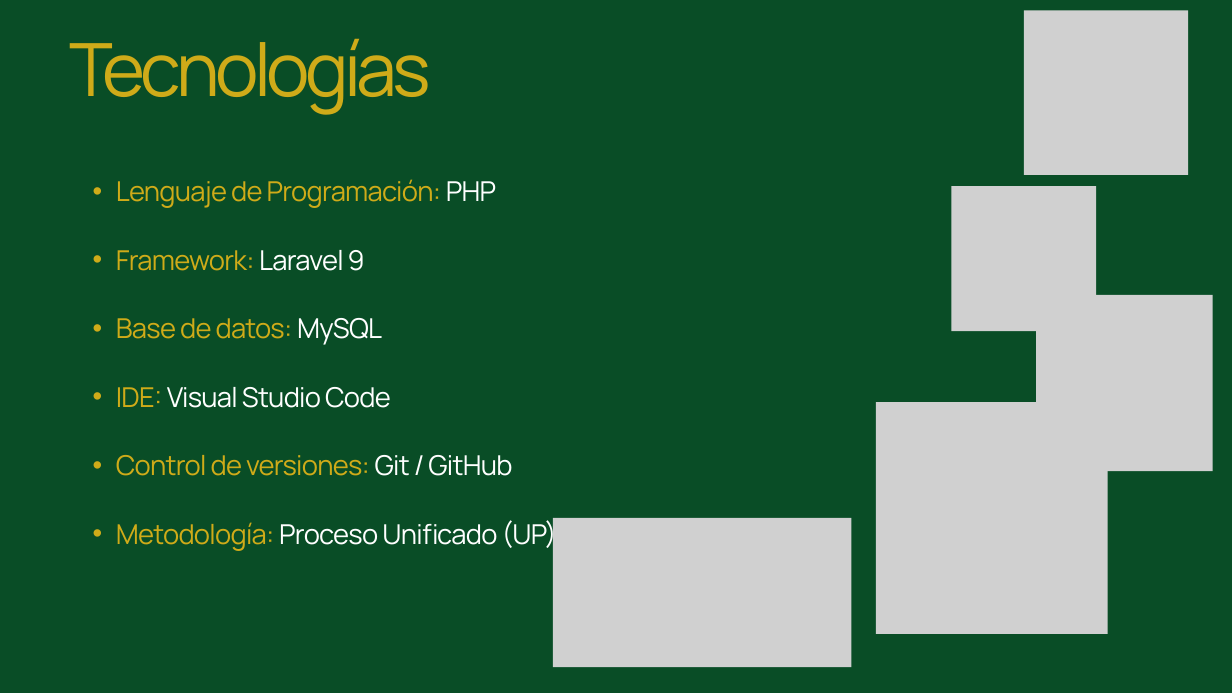
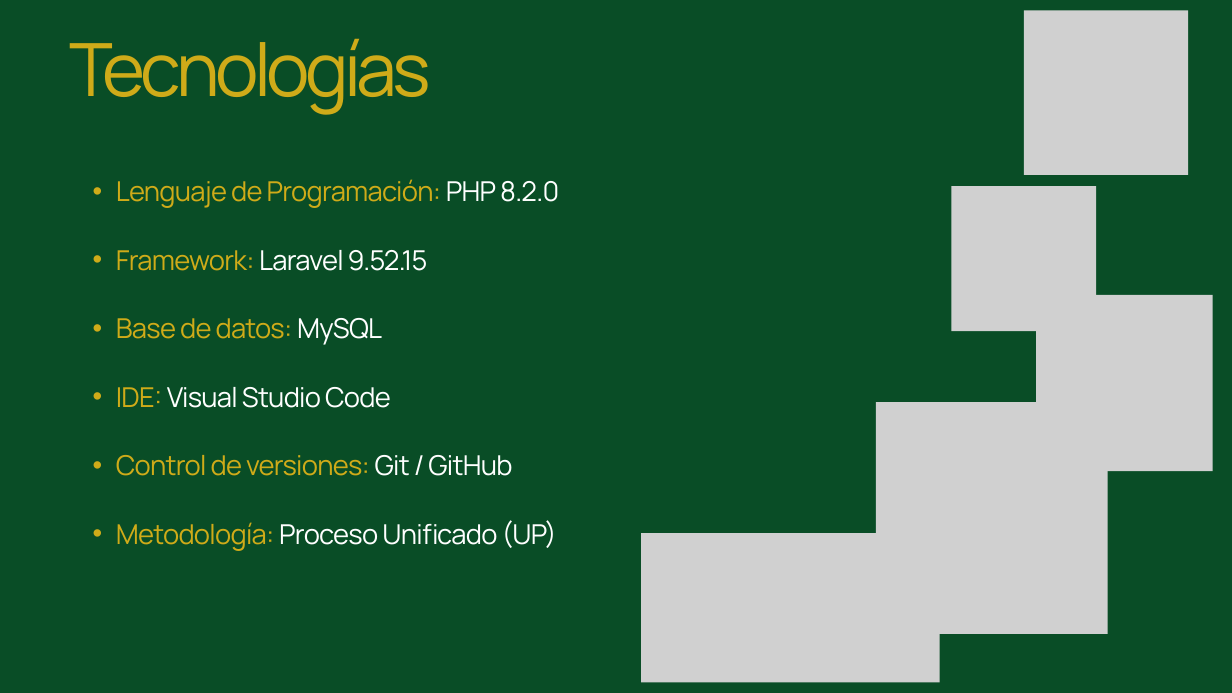
Before and after one commit to MarianoIvasiuta26/trabajo_final-nutrisoft, a slide deck: slide 8 of docs/NutriSoft - Proyecto Final.pptx. Drawn at 1232x693 pixels with LibreOffice and Linux fonts; fonts in the diff are those of the drawing; grey boxes stand for pictures. Boxes give left, top, right and bottom in pixels: in the first picture for what was removed or moved away, otherwise in the second. Text is boxed around its words. In the diff, an @@ line names an element or a change of style, - is before the commit and + after.

```diff
--- a/docs/NutriSoft - Proyecto Final.pptx
+++ b/docs/NutriSoft - Proyecto Final.pptx
@@ text at bbox=[116, 179, 559, 271]: text changed @@
-  • Lenguaje de Programación: PHP
-  • Framework: Laravel 9
+  • Lenguaje de Programación: PHP 8.2.0
+  • Framework: Laravel 9.52.15
@@ picture: place and size @@
-picture at bbox=[553, 518, 851, 667]
+picture at bbox=[641, 533, 940, 683]
```
Also in this commit, not shown: 1 other slide changed, 2 other files.
